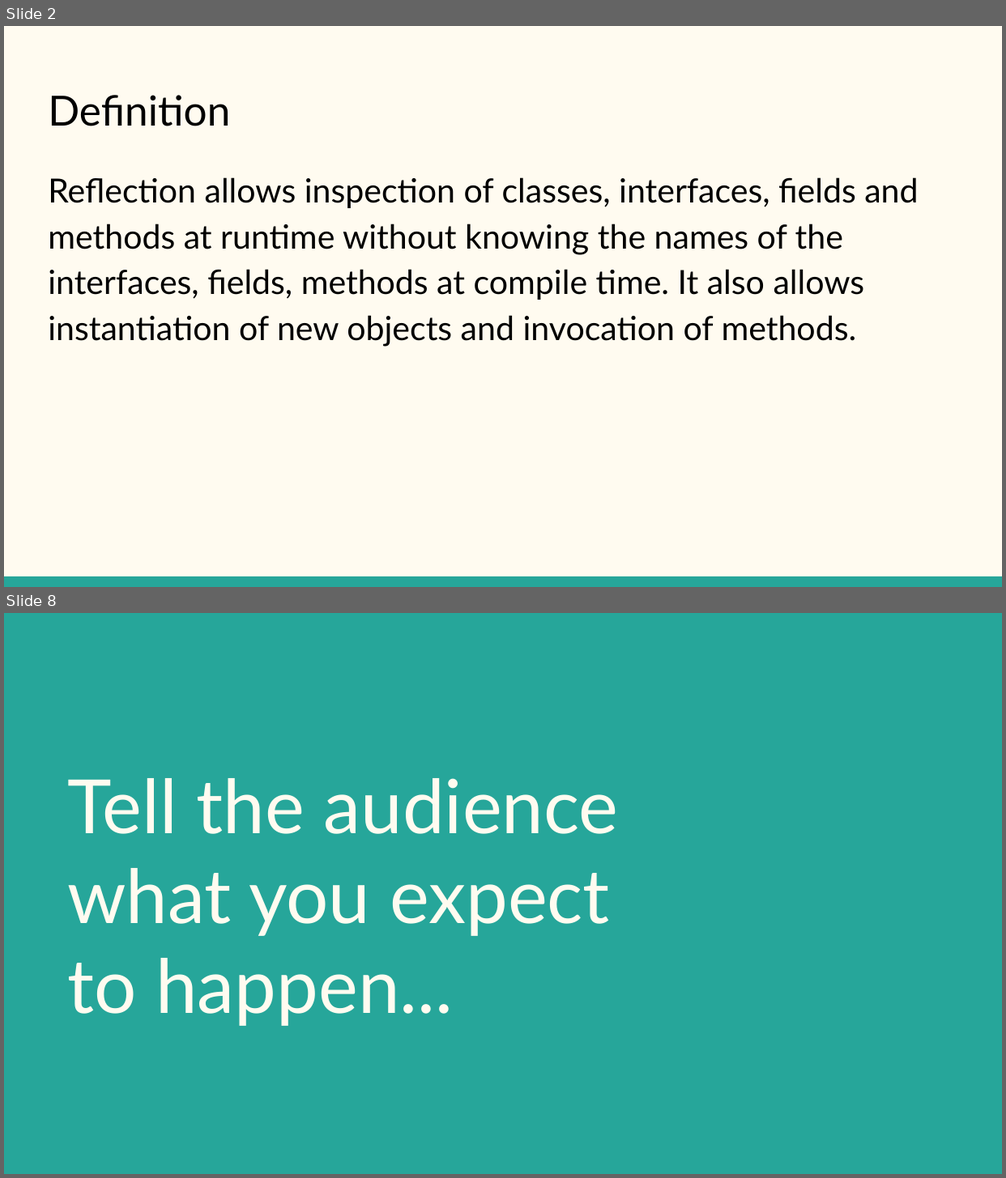
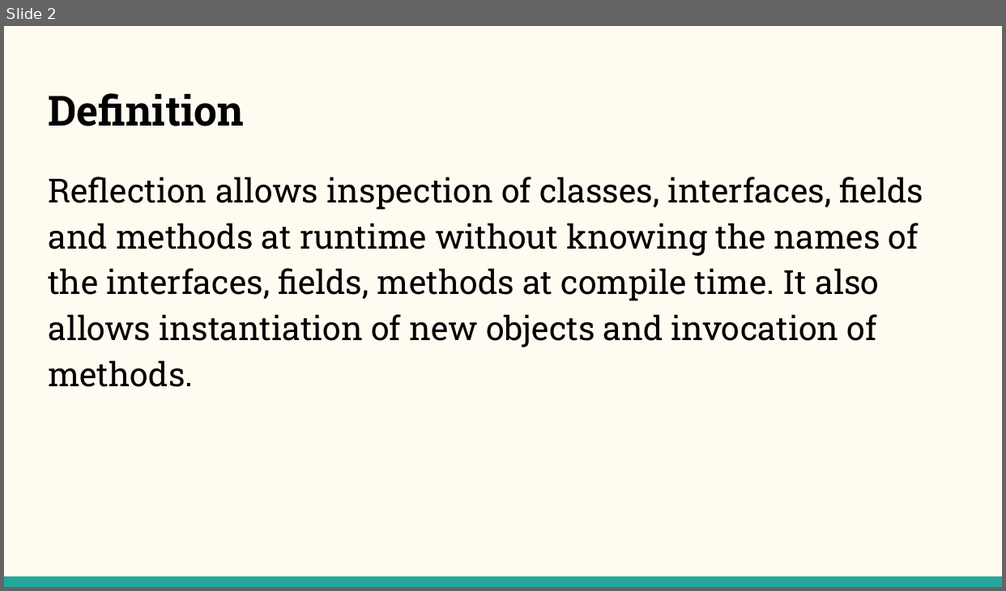
Before and after one commit to NehalPatel/Reflection, a slide deck: Reflection.pptx. Shown one above the other, each under a label of ours: slides 2 and 8 before the commit, slide 2 after it; the slides between them are not shown. The pictures are 1006x1178 and 1006x591 pixels, drawn with LibreOffice and Linux fonts; fonts in the diff are those of the drawing. Boxes give left, top, right and bottom in pixels: in the first picture for what was removed or moved away, otherwise in the second. Text is boxed around its words. In the diff, an @@ line names an element or a change of style, - is before the commit and + after.

```diff
--- a/Reflection.pptx
+++ b/Reflection.pptx
@@ slide 8 removed at (4,613,1002,1174), background #26A69A @@
@@ title removed at (67,778,619,1026) @@
-Tell the audience what you expect to happen...
@@ slide 2 changed as well @@
@@ title "Definition" at (48,93,244,126): font Lato to Roboto Slab, bold on @@
@@ text "Reflection allows inspection of classes, ..." at (48,177,924,387): font Lato to Roboto Slab @@
```
Also in this commit, not shown: 1 other slide changed, 8 slides added, 7 other slides removed, 7 other files.
